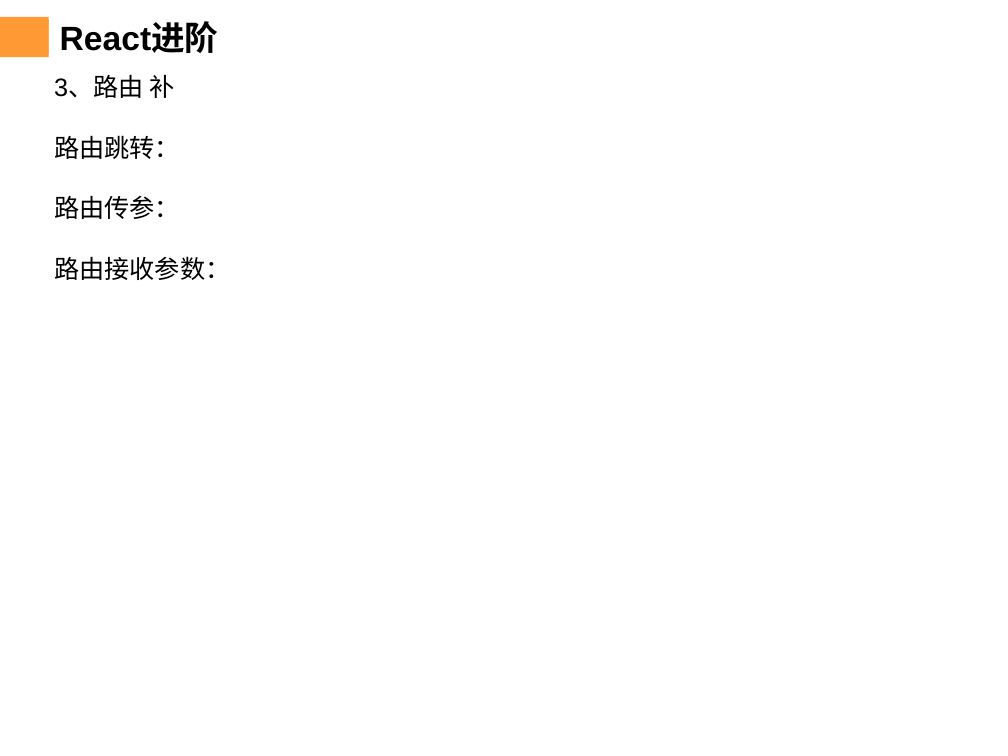
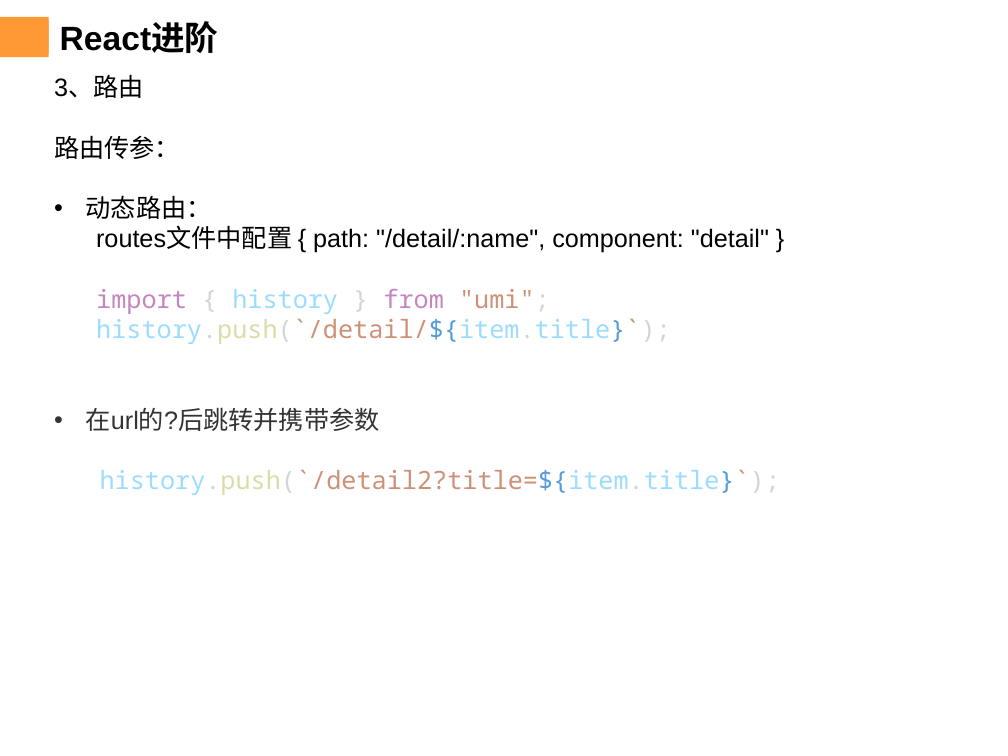
Before and after one commit to chenqiuli/JY-peixun-1, a slide deck: slide 25 of PPT内容-20240103.pptx. Drawn at 1008x756 pixels with LibreOffice and Linux fonts; fonts in the diff are those of the drawing; background and template pictures are left out. Boxes give left, top, right and bottom in pixels: in the first picture for what was removed or moved away, otherwise in the second. Text is boxed around its words. In the diff, an @@ line names an element or a change of style, - is before the commit and + after.

Commit message:
react进阶

```diff
--- a/PPT内容-20240103.pptx
+++ b/PPT内容-20240103.pptx
@@ text at [54, 76, 144, 98]: text changed @@
-3、路由 补
-路由跳转：
+3、路由
@@ text at [86, 195, 780, 495]: text changed; font Arial to Noto Sans Mono @@
-路由接收参数：
+• 动态路由：
+routes文件中配置 { path: "/detail/:name", component: "detail" }
+import { history } from "umi";
+history.push(`/detail/${item.title}`);
+• 在url的?后跳转并携带参数
+history.push(`/detail2?title=${item.title}`);
```
Also in this commit, not shown: 1 other slide changed, 2 slides added, 21 other files.
